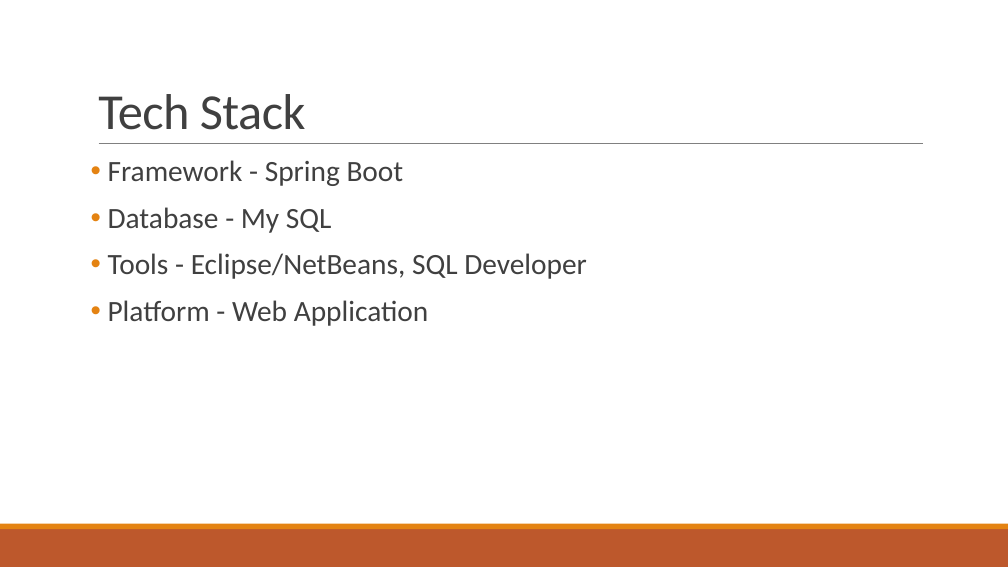
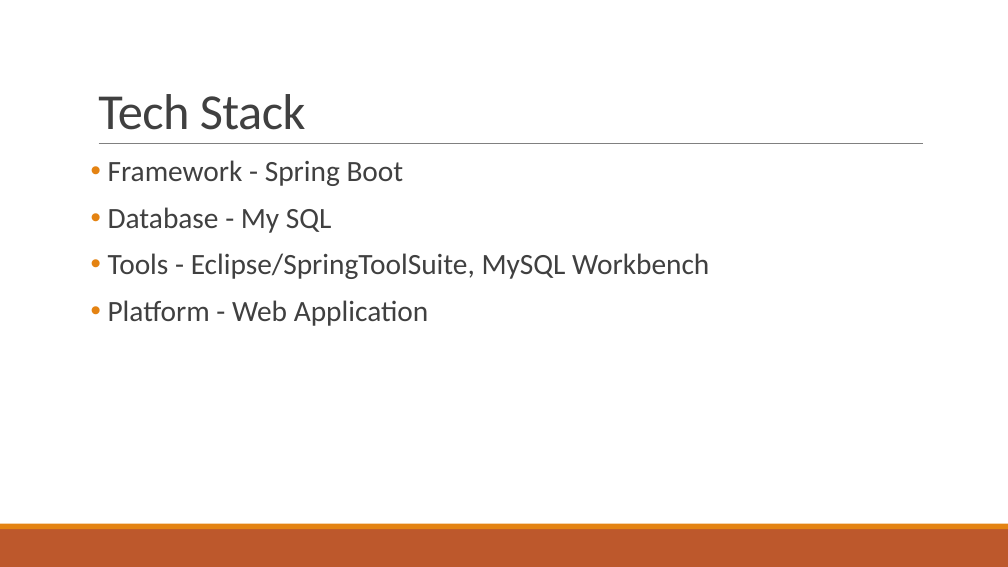
Before and after one commit to pruthvi-naskanti/The-Hunt-FSA9, a slide deck: slide 4 of The Hunt.pptx. Drawn at 1008x567 pixels with LibreOffice and Linux fonts; fonts in the diff are those of the drawing. Boxes give left, top, right and bottom in pixels: in the first picture for what was removed or moved away, otherwise in the second. Text is boxed around its words. In the diff, an @@ line names an element or a change of style, - is before the commit and + after.

Commit message:
Updated ppt

```diff
--- a/The Hunt.pptx
+++ b/The Hunt.pptx
@@ text at box(108, 253, 709, 279): text changed @@
-• Tools - Eclipse/NetBeans, SQL Developer
+• Tools - Eclipse/SpringToolSuite, MySQL Workbench
```
Also in this commit, not shown: 1 other slide changed, 1 other file.
